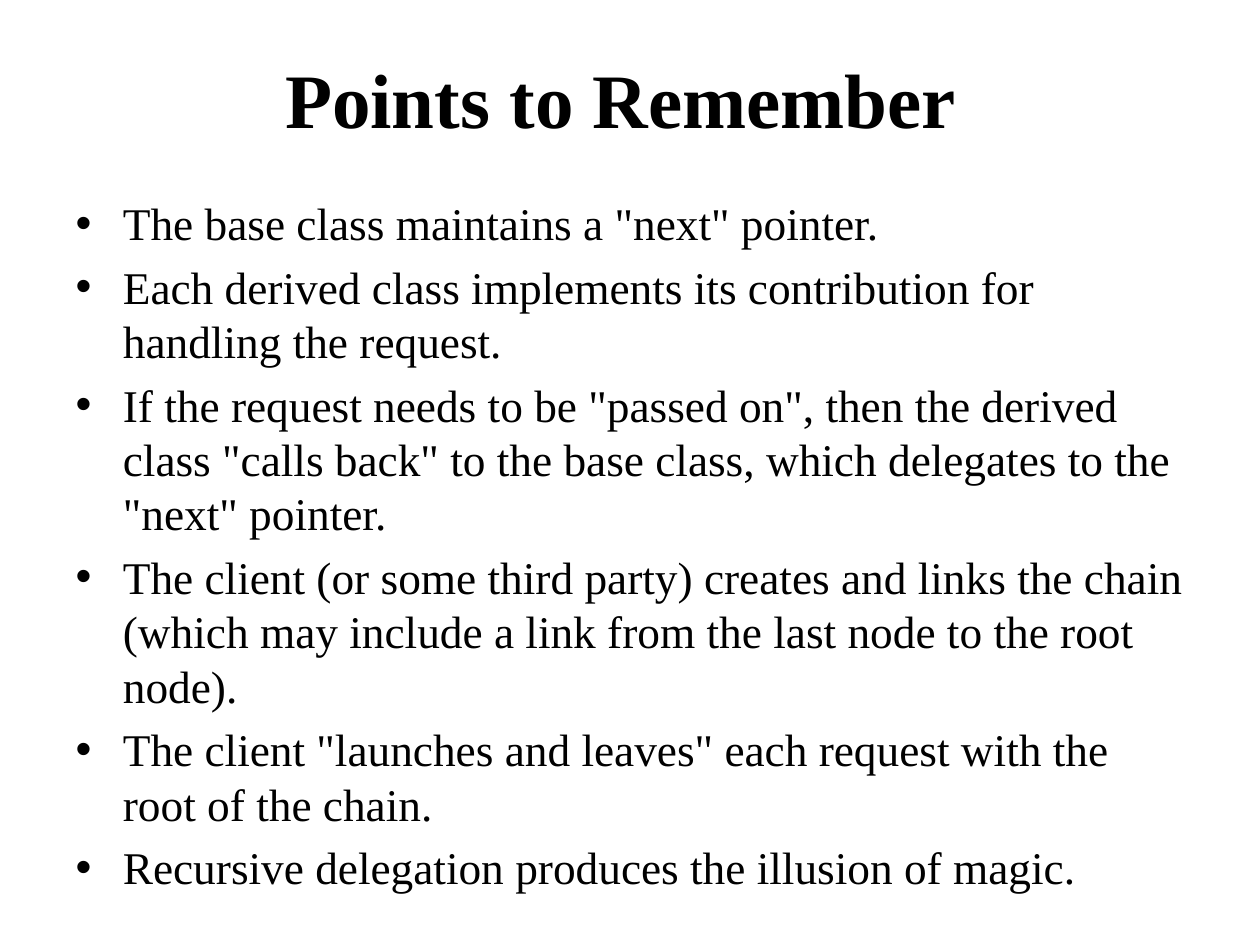
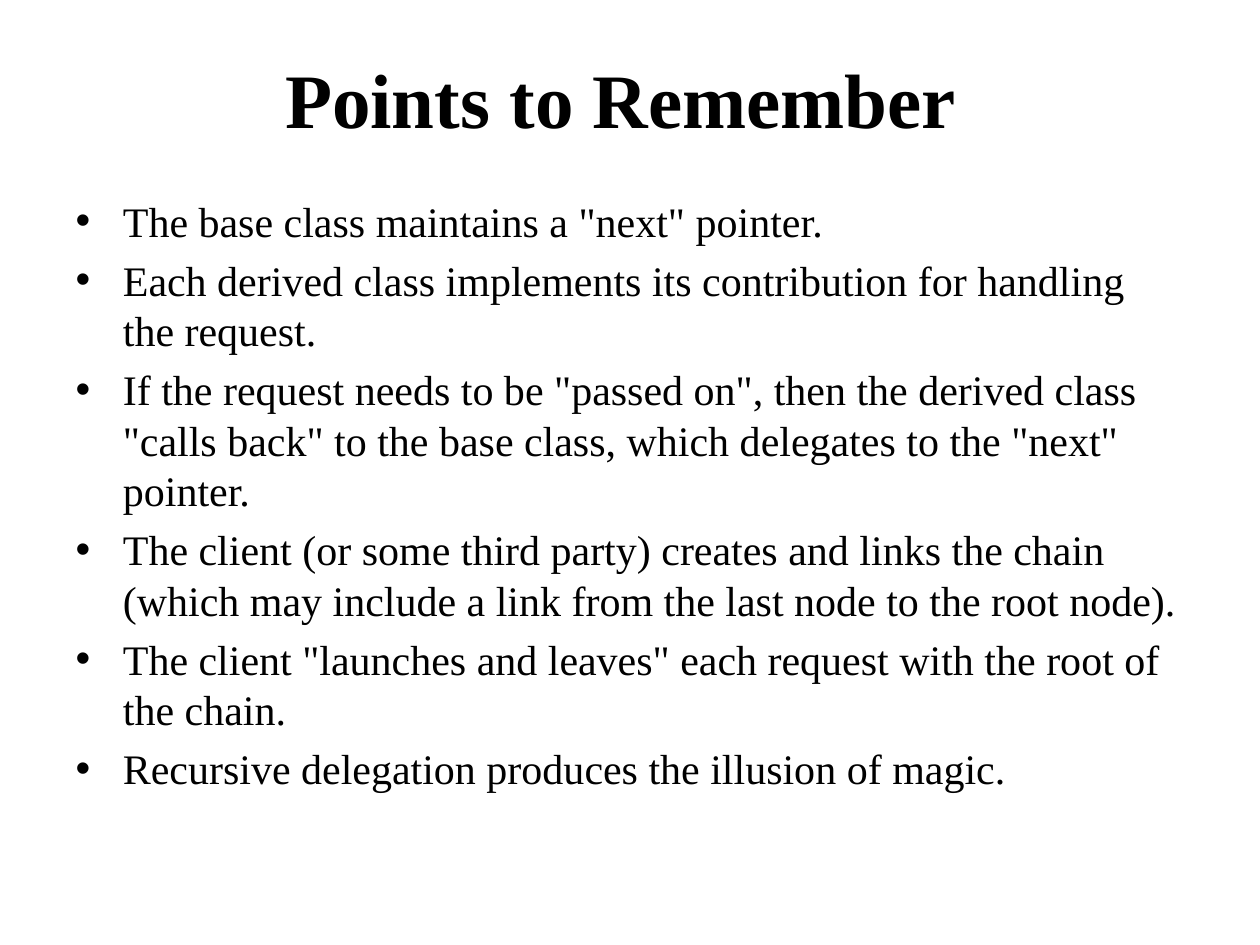
Before and after one commit to KuntanSutar/Swabhav-Techlabs, a slide deck: slide 16 of Presentation/Kuntan Sutar - Chain of Responsibility Pattern.pptx (slide 10 before the commit). Drawn at 1260x945 pixels with LibreOffice and Linux fonts; fonts in the diff are those of the drawing. Boxes give left, top, right and bottom in pixels: in the first picture for what was removed or moved away, otherwise in the second. Text is boxed around its words. In the diff, an @@ line names an element or a change of style, - is before the commit and + after.

```diff
--- a/Presentation/Kuntan Sutar - Chain of Responsibility Pattern.pptx
+++ b/Presentation/Kuntan Sutar - Chain of Responsibility Pattern.pptx
@@ text "The base class maintains a ..." at bbox=[123, 208, 1175, 793]: size 25.9 to 24.1 pt; less space between paragraphs @@
```
Also in this commit, not shown: 7 other slides changed, 7 slides added, 1 slide removed, 13 other files.
